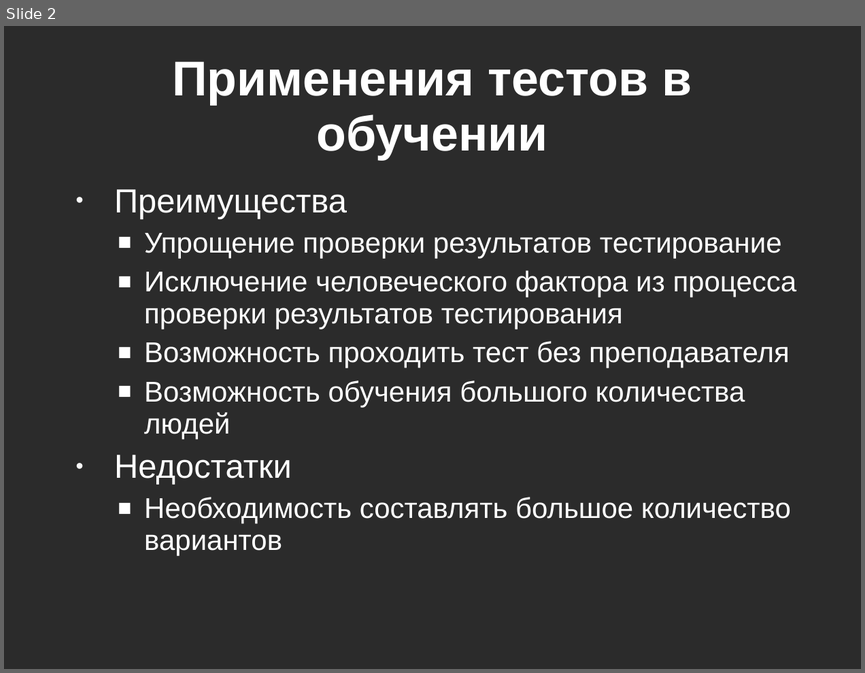
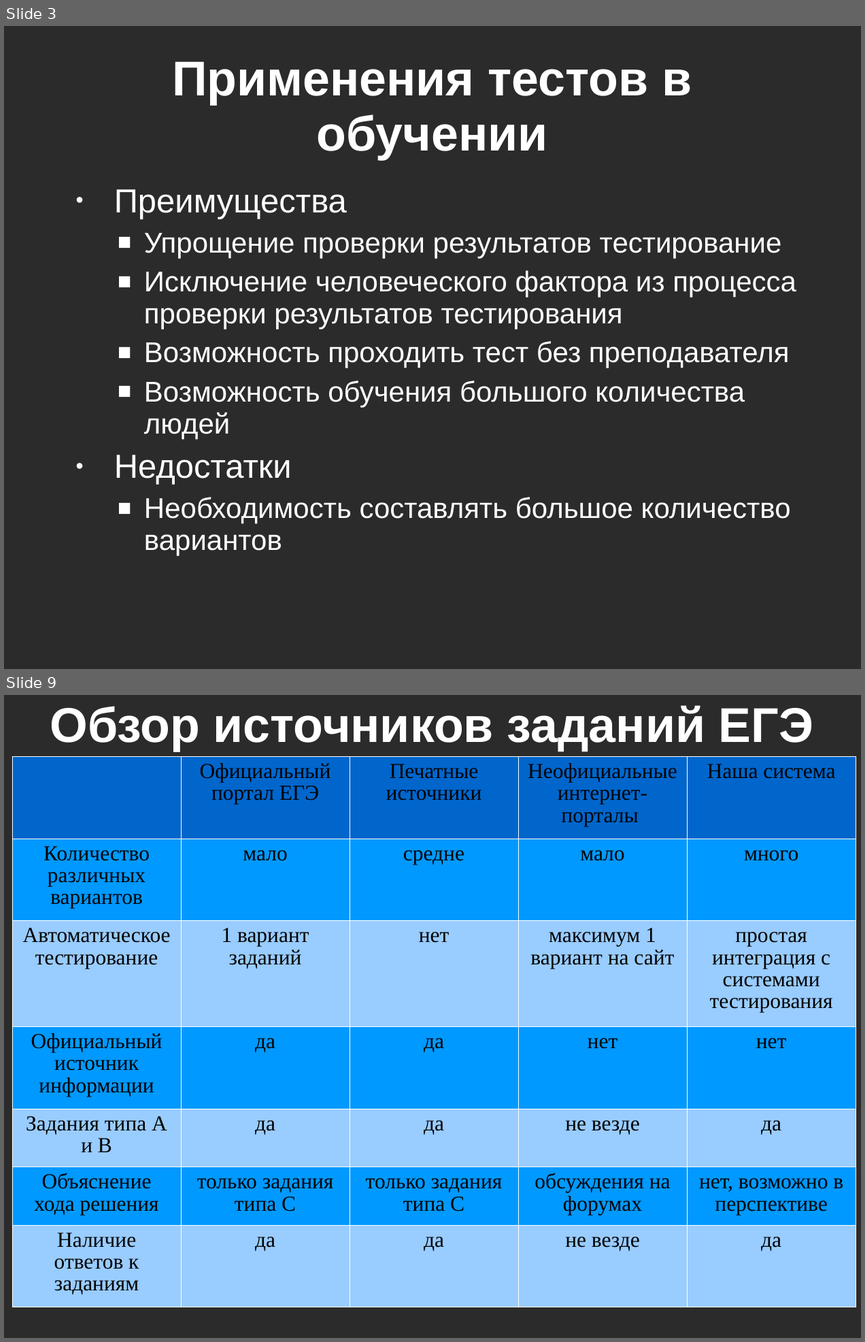
Before and after one commit to kevroletin/Coursework, a slide deck: 236_Кевролетин_отчёт.ppt. Shown one above the other, each under a label of ours: slide 2 before the commit, slides 3 and 9 after it; the slides between them are not shown. The pictures are 865x673 and 865x1342 pixels, drawn with LibreOffice and Linux fonts; fonts in the diff are those of the drawing; background and template pictures are left out; a plain dark background stands for a picture behind light text. Boxes give left, top, right and bottom in pixels: in the first picture for what was removed or moved away, otherwise in the second. Text is boxed around its words. In the diff, an @@ line names an element or a change of style, - is before the commit and + after.

```diff
--- a/236_Кевролетин_отчёт.ppt
+++ b/236_Кевролетин_отчёт.ppt
@@ slide 9 added at box(4, 695, 861, 1338), background picture (left out) @@
@@ text added at box(50, 705, 813, 751), 41 pt, text #FFFFFF, bold @@
+Обзор источников заданий ЕГЭ
@@ table added at box(13, 757, 857, 1297), 7 rows, 5 columns @@
+ | Официальный портал ЕГЭ | Печатные источники | Неофициальные интернет-порталы | Наша система
+Количество различных вариантов | мало | средне | мало | много
+Автоматическое тестирование | 1 вариант заданий | нет | максимум 1 вариант на сайт | простая интеграция с системами тестирования
+Официальный источник информации | да | да | нет | нет
+Задания типа А и В | да | да | не везде | да
+Объяснение хода решения | только задания типа С | только задания типа С | обсуждения на форумах | нет, возможно в перспективе
+Наличие ответов к заданиям | да | да | не везде | да
@@ what was slide 2 is now slide 3 @@
```
Also in this commit, not shown: 2 slides changed, 10 other slides added, 3 slides removed.
